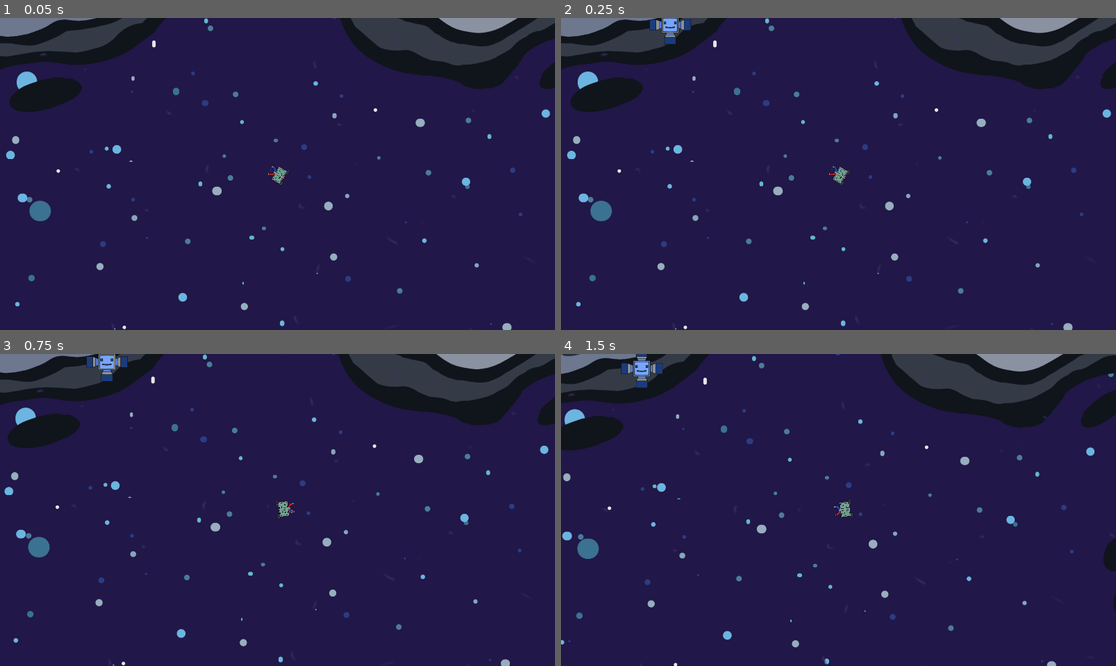
Above: before the commit, frames 1-4 (two rows, left to right).
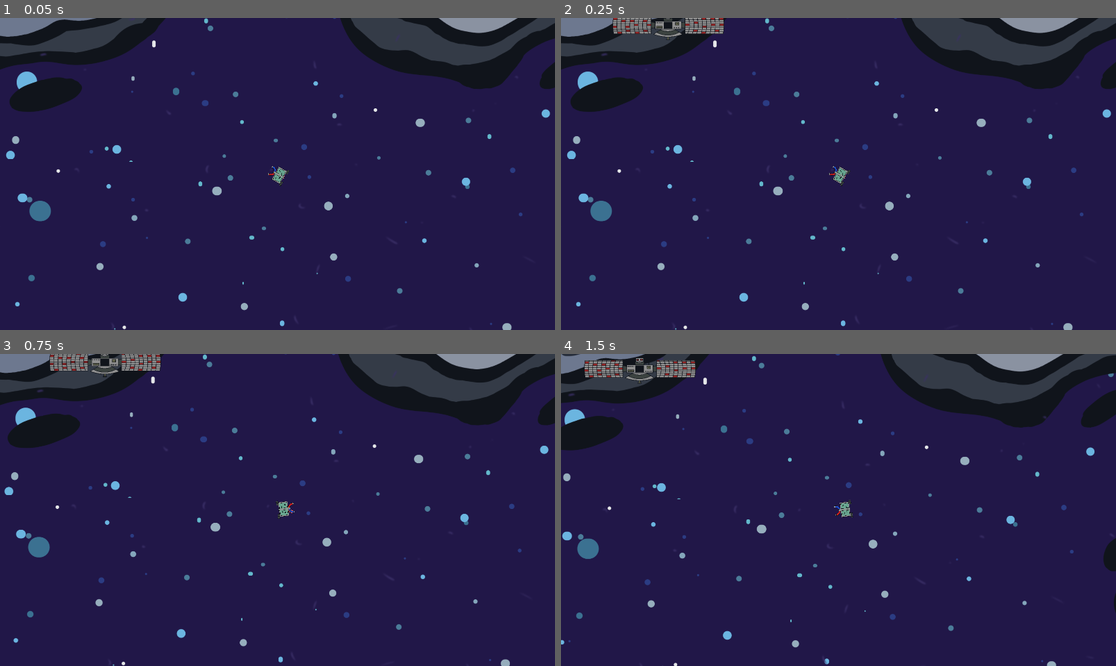
Above: after the commit, the same moments.

Repository: game-jam-team-gut/not-so-lonely
Game: Godot game, scene res://Space.tscn
Same seed, same stepped clock (60 frames per second), same inputs: the game is played once before the commit and once after it.
Inputs (mouse positions are in pixels of both pictures, inside the frame that each line leads up to):
- Up to frame 1 (0.05 s): no input
- Up to frame 2 (0.25 s): no input
- Up to frame 3 (0.75 s): move the mouse to (399, 494) at 0.52 s; press the mouse at (399, 494) at 0.53 s
- Up to frame 4 (1.5 s): move the mouse to (727, 525) at 1.27 s; release the mouse at (727, 525) at 1.28 s; right-click (727, 525) at 1.35 s; click (727, 525) at 1.42 s

Frame 1 is identical in both runs. In frame 2, 1.0% of the frame differs, in the area x 9-30%, y 0-9%; in frame 3, 1.0%; in frame 4, 1.1%, in the area x 4-25%, y 0-11%.

Commit message:
1 new type of robot (giant)

Diff:
--- /dev/null
+++ b/Space/ForeignRobot9.tscn
@@ -0,0 +1,70 @@
+[gd_scene load_steps=7 format=2]
+
+[ext_resource path="res://Space/ForeignRobot/foreign_robot_9.png" type="Texture" id=1]
+[ext_resource path="res://Space/ForeignRobot/ForeignRobotStateMachine.gd" type="Script" id=2]
+[ext_resource path="res://Space/ForeignRobot/ForeignRobot.gd" type="Script" id=3]
+
+[sub_resource type="RectangleShape2D" id=1]
+extents = Vector2( 181.238, 139.915 )
+
+[sub_resource type="RectangleShape2D" id=2]
+extents = Vector2( 212.831, 29.933 )
+
+[sub_resource type="RectangleShape2D" id=3]
+extents = Vector2( 32.3176, 28.185 )
+
+[node name="ForeignRobot" type="RigidBody2D"]
+gravity_scale = 0.0
+script = ExtResource( 3 )
+
+[node name="Sprite" type="Sprite" parent="."]
+scale = Vector2( 0.148126, 0.136813 )
+texture = ExtResource( 1 )
+
+[node name="CollisionShape2D" type="CollisionShape2D" parent="."]
+position = Vector2( 4.62574, -16.7809 )
+shape = SubResource( 1 )
+
+[node name="CollisionShape2D2" type="CollisionShape2D" parent="."]
+position = Vector2( 2.96079, -15.4042 )
+shape = SubResource( 2 )
+
+[node name="CollisionShape2D3" type="CollisionShape2D" parent="."]
+position = Vector2( -84.0897, 149.68 )
+shape = SubResource( 3 )
+
+[node name="CollisionShape2D4" type="CollisionShape2D" parent="."]
+position = Vector2( 94.1804, 151.361 )
+shape = SubResource( 3 )
+
+[node name="StateMachine" type="Node" parent="."]
+script = ExtResource( 2 )
+
+[node name="Label" type="Label" parent="."]
+margin_left = -20.69
+margin_top = -73.7499
+margin_right = 19.31
+margin_bottom = -59.7499
+__meta__ = {
+"_edit_use_anchors_": false
+}
+
+[node name="Area2D" type="Area2D" parent="." groups=[
+"ForeignRobots",
+]]
+
+[node name="CollisionShape2D" type="CollisionShape2D" parent="Area2D"]
+position = Vector2( 4.62574, -16.7809 )
+shape = SubResource( 1 )
+
+[node name="CollisionShape2D2" type="CollisionShape2D" parent="Area2D"]
+position = Vector2( 2.96079, -15.4042 )
+shape = SubResource( 2 )
+
+[node name="CollisionShape2D3" type="CollisionShape2D" parent="Area2D"]
+position = Vector2( -84.0897, 149.68 )
+shape = SubResource( 3 )
+
+[node name="CollisionShape2D4" type="CollisionShape2D" parent="Area2D"]
+position = Vector2( 94.1804, 151.361 )
+shape = SubResource( 3 )
--- a/Space/RobotSpawner/RobotSpawner.gd
+++ b/Space/RobotSpawner/RobotSpawner.gd
@@ -1,6 +1,6 @@
 extends Node
 
-onready var robots = [preload("res://Space/ForeignRobot1.tsc …(264 unchanged characters)… reload("res://Space/ForeignRobot8.tscn")]
+onready var robots = [preload("res://Space/ForeignRobot1.tsc …(264 unchanged characters)… reload("res://Space/ForeignRobot8.tscn"), preload("res://Space/ForeignRobot9.tscn")]
 onready var barney = get_node("../Barney")
 onready var camera = barney.get_node("Camera2D")
 
Binary file added: Space/ForeignRobot/foreign_robot_9.png
Not shown, added: Space/ForeignRobot/foreign_robot_9.png.import
